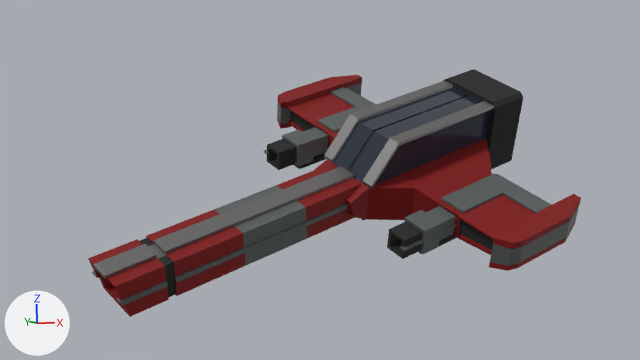
The Blender file Assets/Models/Spaceship/Sketchfab_2020_10_16_10_05_56.blend as it was, and as the next commit left it.
One viewpoint serves both versions: the file's camera 'Camera'. Every picture has the same lights, and +X, +Y and +Z are marked at lower left.
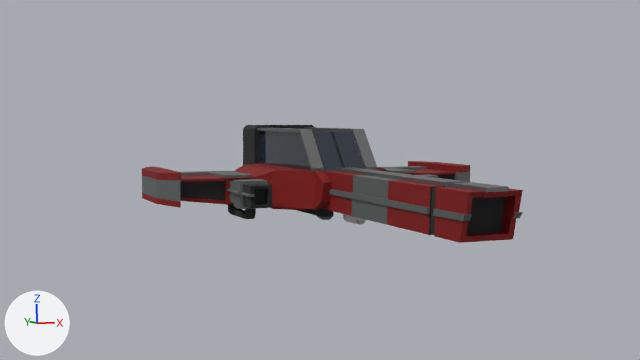
Edits to the bpy script that builds the scene:
```text
Add me_cylinder:
    me_cylinder.from_pydata(...)  # 637 vertices, 574 faces; spans x -0.99..0.99, y -0.76..1.19, z -1.71..2.54
    me_cylinder.polygons.foreach_set('use_smooth', [True] * 574)
Change ob_cube:
    ob_cube.rotation_euler: (-0.296, 3.545, -1.205) -> (0.0, 3.142, 0.0)  # degrees (-17, 203, -69) -> degrees (0, 180, 0)
Add ob_cylinder:
    ob_cylinder = bpy.data.objects.new('Cylinder', me_cylinder)
    ob_cylinder.location = (-3.45, 4.09, 6.18)
    ob_cylinder.rotation_euler = (1.571, 0.0, 0.0)  # degrees (90, 0, 0)
    ob_cylinder.scale = (0.394, 0.394, 0.469)
```

Boxes (x1, y1, x2, y2) around the edits, measured in the pictures (640 x 360 px):
'Cube', turned: before (88, 69, 581, 317); after (142, 125, 523, 243)
'Cylinder', added: after (343, 214, 366, 225)
